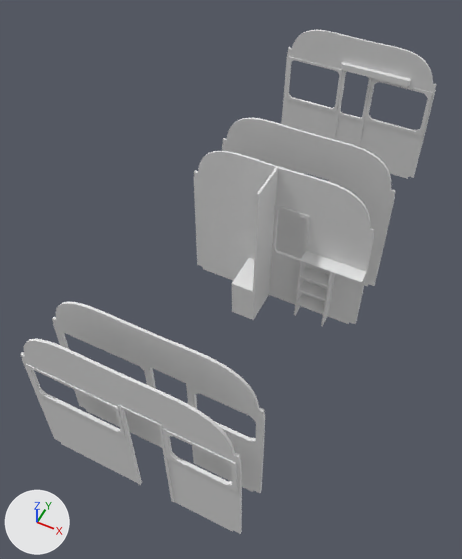
A saved change to the Blender file partitions.blend.
Rendered twice from a camera (50 mm lens) standing at (6.96, -4.33, 8.63) and looking at (4.32, 0.95, 2.03). The lights are fixed; the arrows at lower left show +X, +Y and +Z.

Before the edit, the objects in view are built like this:
```python
ob_brake_compartment_partition_back = bpy.data.objects.new('Brake Compartment Partition Back', me_cube_009)
ob_brake_compartment_partition_back.location = (2.23, 1.42, -0.31)
ob_brake_compartment_partition_back.rotation_euler = (-0.0000468, 0.000256, 3.134)  # degrees (0, 0, 180)
ob_brake_compartment_partition_back.scale = (1.0, 1.0, 0.92)
ob_brake_compartment_partition_front = bpy.data.objects.new('Brake Compartment Partition Front', me_cube_005)
ob_brake_compartment_partition_front.location = (2.23, 2.48, -0.31)
ob_brake_compartment_partition_front.rotation_euler = (-0.0000468, 0.000256, 3.134)  # degrees (0, 0, 180)
ob_brake_compartment_partition_front.scale = (1.0, 1.0, 0.92)
ob_passenger_compartment_partition_back = bpy.data.objects.new('Passenger Compartment Partition Back', me_cube_003)
ob_passenger_compartment_partition_back.location = (2.98, -1.6, 0.68)
ob_passenger_compartment_partition_back.rotation_euler = (-0.0000468, 0.000256, -0.00711)  # degrees (0, 0, -0.4)
ob_passenger_compartment_partition_back.scale = (1.0, 1.0, 0.92)
# also in view: 'Drivers Compartment Partition' at (4.57, 5.06, 2.48); 'Passenger Compartment Partition Front' at (4.57, -1.88, 2.51)
```
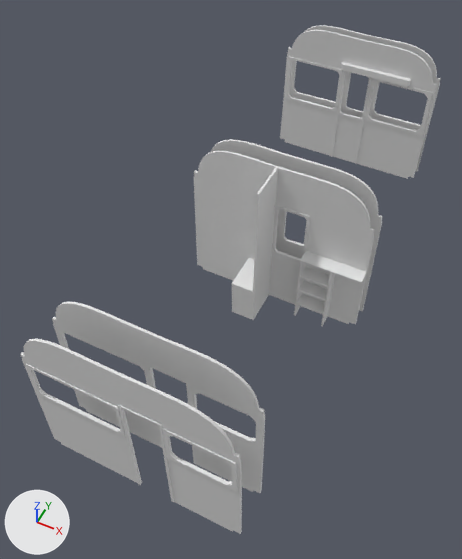
Commit message: Create an extra partition for the other side of the drivers' partition, final length corrections to body_motor_open_second_brake_section_4.blend, update README.md concerning partitions.blend.

The change, as JSON lines over the scene's bpy script:
```json
{"op": "add", "block": "me_cube_001", "code": ["me_cube_001 = bpy.data.meshes.new('Cube.001')", "me_cube_001.from_pydata(...)  # 773 vertices, 799 faces; spans x -0.43..2.15, y 0.31..0.35, z 0.57..3.1", "# faces by material slot: [49, 750]", "me_cube_001.materials.append(mat_material_021)  # white #e7e7e7", "me_cube_001.materials.append(mat_material_020)  # white #e7e7e7"]}
{"op": "set", "path": "ob_brake_compartment_partition_back.location", "old": "(2.23, 1.42, -0.31)", "new": "(2.23, 0.88, -0.31)"}
{"op": "add", "block": "ob_drivers_compartment_partition__non_door_side", "code": ["ob_drivers_compartment_partition__non_door_side = bpy.data.objects.new('Drivers Compartment Partition, Non-Door Side', me_cube_001)", "ob_drivers_compartment_partition__non_door_side.location = (5.45, 5.64, 0.77)", "ob_drivers_compartment_partition__non_door_side.rotation_euler = (-0.0000468, 0.000256, 3.142)  # degrees (0, 0, 180)", "ob_drivers_compartment_partition__non_door_side.scale = (1.0, 1.0, 0.92)", "_m = ob_drivers_compartment_partition__non_door_side.modifiers.new('Subsurf', 'SUBSURF')", "_m.levels = 2"]}
```

What differs and where, as boxes (x1, y1, x2, y2) in the pictures (462 x 559 px):
```json
{"object": "Brake Compartment Partition Back", "change": "moved", "before": [222, 118, 395, 286], "after": [211, 139, 382, 311]}
{"object": "Drivers Compartment Partition, Non-Door Side", "change": "added", "after": [289, 25, 441, 172], "faces in mat_material_020 (white #e7e7e7)": [289, 25, 441, 168], "faces in mat_material_021 (white #e7e7e7)": [343, 74, 427, 172]}
```
